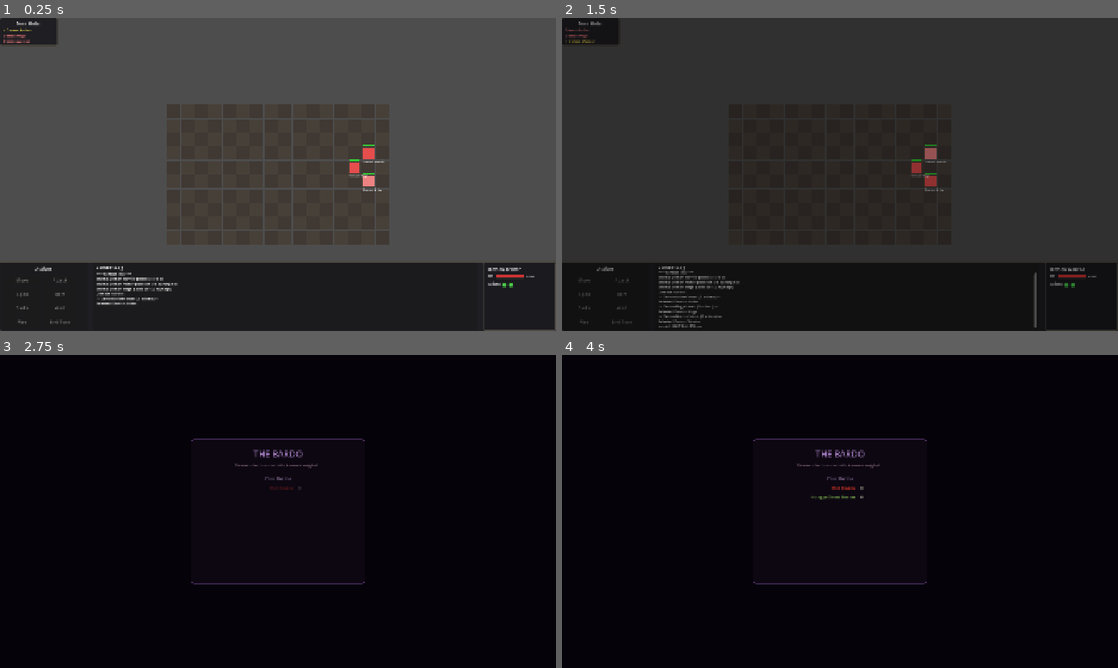
Above: before the commit, frames 1-4 (two rows, left to right).
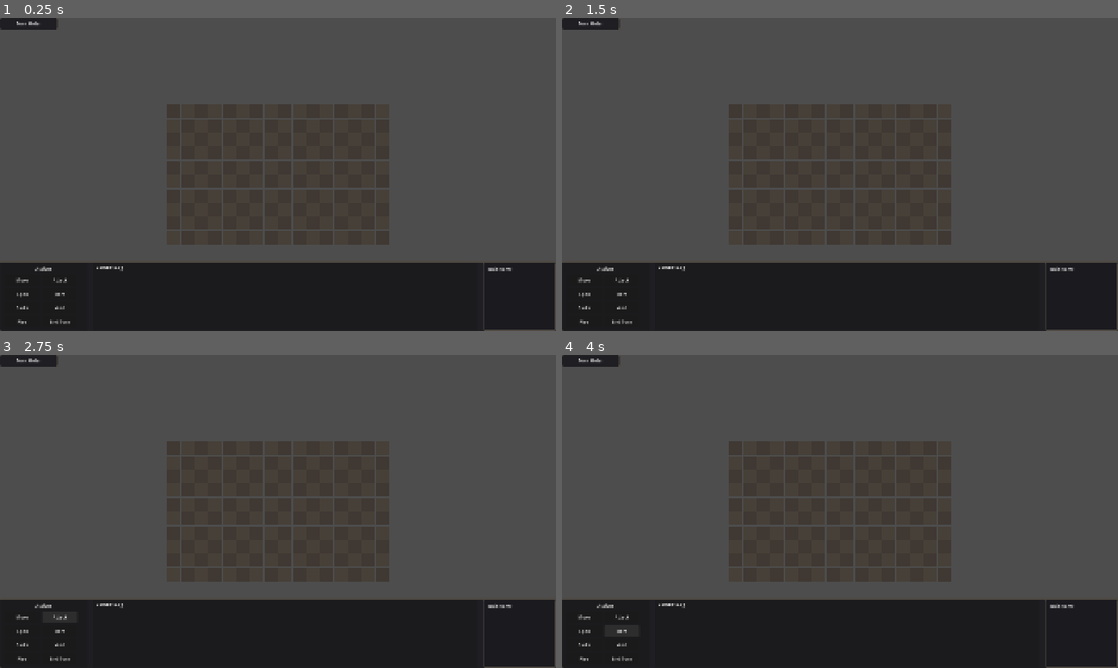
Above: after the commit, the same moments.

Repository: olstach/six_worlds
Game: Godot game, scene res://scenes/combat/combat_arena.tscn
The game is run twice, just before and just after one commit, with the same random seed, the same clock (stepped at 60 frames per second) and the same inputs. This scene is started directly instead of the project's main scene.
Inputs (mouse positions are in pixels of both pictures, inside the frame that each line leads up to):
- Up to frame 1 (0.25 s): no input
- Up to frame 2 (1.5 s): click (584, 280) at 0.5 s, where only the run after the commit has a clickable "Move"; click (840, 187) at 1.25 s, where only the run before the commit has a clickable "Enter the Bardo"
- Up to frame 3 (2.75 s): click (61, 617) at 2 s, where only the run after the commit has a clickable "Attack"
- Up to frame 4 (4 s): click (584, 630) at 2.75 s, where only the run after the commit has a clickable "Spell"; click (623, 630) at 3.5 s, where only the run after the commit has a clickable "Item"

The runs differ from the first frame. In frame 1, 1.6% of the frame differs, in the area x 0-97%, y 3-98%; in frame 2, 71%; in frame 3, 96%; in frame 4, 96%, in the area x 0-100%, y 0-100%.
Error after the commit: Parse Error: Cannot infer the type of "weapon" variable because the value doesn't have a set type. (res://scripts/combat/combat_arena.gd:2990)

Commit message:
Add SFX system with AudioManager autoload
- AudioManager autoload: plays named sounds from SOUND_MAP,
  randomises across 6 variants per sound, preloads all at startup
- 28 sounds selected from Helton Yan Pixel Combat pack (168 wav files
  in resources/audio/sfx/), each with 6 variants for variety
- Wired into combat_arena.gd:
    weapon attacks (by type: sword/dagger/axe/mace/unarmed/ranged)
    critical hit stinger, miss whoosh
    spell cast (fire vs generic), spell impact (by element)
    buff/debuff/heal/status sounds in _on_spell_cast
- Wired into overworld.gd:
    pickup sounds: gold, item, buff, cursed

Sound assignments documented in SOUND_MAP in audio_manager.gd —
change any entry there to swap a sound without touching other code.

Co-Authored-By: Claude Sonnet 4.6 <noreply@anthropic.com>

Diff:
--- a/project.godot
+++ b/project.godot
@@ -34,6 +34,11 @@
 MapGenerator="*res://scripts/map_gen/map_generator.gd"
 MapManager="*res://scripts/autoload/map_manager.gd"
 SaveManager="*res://scripts/autoload/save_manager.gd"
+AudioManager="*res://scripts/autoload/audio_manager.gd"
+
+[debug]
+
+file_logging/enable_file_logging=true
 
 [display]
 
--- /dev/null
+++ b/scripts/autoload/audio_manager.gd
@@ -0,0 +1,115 @@
+extends Node
+## AudioManager - Global sound effect player
+##
+## Usage:  AudioManager.play("sound_name")
+##         AudioManager.play("sound_name", -6.0)   # softer
+##
+## Sounds are defined in SOUND_MAP below: logical event name → source file prefix.
+## Each prefix maps to up to 6 numbered variants (_HY_PC-001 … _HY_PC-006).
+## A random variant is picked on every play() call for natural variety.
+##
+## To swap a sound later: just change the prefix string in SOUND_MAP.
+## All other code stays the same.
+
+const SFX_PATH := "res://resources/audio/sfx/"
+
+## Master SFX volume in dB.  0 = full, -6 ≈ half, -80 = silent.
+var sfx_volume_db: float = 0.0
+
+## ============================================================
+## SOUND MAP  —  logical event name → file prefix
+## ============================================================
+## File pattern: SFX_PATH + prefix + "_HY_PC-NNN.wav"  (NNN = 001–006)
+## ============================================================
+const SOUND_MAP: Dictionary = {
+
+	# --- WEAPON ATTACKS  (played on the attacker, when the hit lands) ---
+	"attack_sword":         "DSGNMisc_MELEE-Sword Slash",         # swords, spears
+	"attack_dagger":        "DSGNMisc_MELEE-Bit Sword",           # daggers (lighter, quicker)
+	"attack_axe":           "DSGNImpt_MELEE-Homerunner",           # axes (heavy swing)
+	"attack_mace":          "FGHTImpt_HIT-Strong Smack",          # maces (blunt impact)
+	"attack_unarmed":       "DSGNImpt_MELEE-Hollow Punch",        # fists / unarmed
+	"attack_martial_arts":  "DSGNImpt_MELEE-Magic Kick",          # martial arts (mystical kick)
+	"attack_ranged":        "DSGNMisc_PROJECTILE-Hollow Point",   # bows / crossbows
+	"attack_generic":       "DSGNMisc_HIT-Noisy Hit",             # fallback for unknown weapon
+
+	# --- HIT REACTIONS  (played on the defender when damage lands) ---
+	"hit_physical":         "DSGNMisc_HIT-Noisy Hit",             # taking physical damage
+	"hit_magic":            "DSGNMisc_HIT-Spell Hit",             # taking magic damage
+	"hit_crit":             "DSGNMisc_SKILL IMPACT-Critical Strike", # critical hit lands
+	"hit_miss":             "DSGNMisc_MOVEMENT-Phase Swish",      # dodge / miss swish
+
+	# --- SPELL SOUNDS ---
+	"spell_cast":           "MAGSpel_CAST-Sphere Up",             # generic spell cast wind-up
+	"spell_cast_fire":      "MAGSpel_CAST-Aura Rise",             # fire / explosive cast
+	"spell_impact_fire":    "DSGNImpt_EXPLOSION-Fire Hit",        # fire damage lands
+	"spell_impact_electric":"DSGNImpt_EXPLOSION-Electric Hit",    # lightning / air damage
+	"spell_impact_pierce":  "DSGNImpt_EXPLOSION-Mecha Piercing Punch", # piercing spell impact
+	"spell_impact_generic": "DSGNMisc_HIT-Spell Hit",             # generic magic impact
+
+	# --- BUFFS & STATUS ---
+	"buff_apply":           "DSGNSynth_BUFF-Generic Buff",        # positive buff gained
+	"buff_stats_up":        "DSGNSynth_BUFF-Stats Up",            # stat boost specifically
+	"debuff_apply":         "DSGNSynth_BUFF-Enemy Debuff",        # debuff / status inflicted
+	"buff_failed":          "DSGNSynth_BUFF-Failed Buff",         # buff resisted / failed
+	"heal":                 "MAGAngl_BUFF-Simple Heal",           # healing received
+
+	# --- OVERWORLD / PICKUPS ---
+	"pickup_gold":          "DSGNTonl_USABLE-Coin Toss",          # gold found
+	"pickup_item":          "DSGNTonl_USABLE-Magic Item",          # item pickup
+	"pickup_buff":          "DSGNTonl_USABLE-Coin Spend",          # map buff collected
+	"pickup_cursed":        "DSGNSynth_BUFF-Failed Buff",          # cursed pickup triggered
+
+	# --- UI ---
+	"ui_click":             "UIClick_INTERFACE-Positive Click",   # any button press
+	"ui_denied":            "UIMisc_INTERFACE-Denied",             # can't do that / locked
+}
+
+# Internal: cache of loaded streams, keyed by prefix → Array[AudioStream]
+var _cache: Dictionary = {}
+
+
+func _ready() -> void:
+	# Preload all streams now so first-play has no stutter
+	for prefix in SOUND_MAP.values():
+		_load_variants(prefix)
+
+
+## Play a named sound.  volume_offset_db is added on top of sfx_volume_db.
+func play(sound_name: String, volume_offset_db: float = 0.0) -> void:
+	var prefix: String = SOUND_MAP.get(sound_name, "")
+	if prefix.is_empty():
+		push_warning("AudioManager.play: unknown sound '%s'" % sound_name)
+		return
+
+	var streams: Array = _load_variants(prefix)
+	if streams.is_empty():
+		return
+
+	var player := AudioStreamPlayer.new()
+	player.stream = streams[randi() % streams.size()]
+	player.volume_db = sfx_volume_db + volume_offset_db
+	add_child(player)
+	player.play()
+	player.finished.connect(player.queue_free)
+
+
+# ----------------------------------------------------------------
+# Internal helpers
+# ----------------------------------------------------------------
+
+## Load and cache all variant files for a given prefix.
+func _load_variants(prefix: String) -> Array:
+	if prefix in _cache:
+		return _cache[prefix]
+
+	var streams: Array = []
+	for i in range(1, 7):
+		var path := "%s%s_HY_PC-%03d.wav" % [SFX_PATH, prefix, i]
+		if ResourceLoader.exists(path):
+			var s: AudioStream = load(path)
+			if s:
+				streams.append(s)
+
+	_cache[prefix] = streams
+	return streams
--- a/scripts/combat/combat_arena.gd
+++ b/scripts/combat/combat_arena.gd
@@ -1665,6 +1665,9 @@
 			_log_message("%s attacks %s for %d damage!%s" % [
 				attacker.unit_name, defender.unit_name, result.damage, crit_text
 			])
+			AudioManager.play(_get_attack_sound(attacker))
+			if result.crit:
+				AudioManager.play("hit_crit", -3.0)
 			# Log weapon oil bonus damage
 			if result.has("oil_damage"):
 				_log_message("  +%d %s damage (oil)!" % [
@@ -1675,6 +1678,7 @@
 		else:
 			# Show miss/dodge/block floating text on defender
 			_show_miss_text(attacker, defender)
+			AudioManager.play("hit_miss", -3.0)
 			var cover_text = ""
 			if cover_data.get("has_cover", false):
 				cover_text = " [behind %s]" % cover_data.obstacle_name
@@ -1999,6 +2003,13 @@
 	if caster.has_method("show_action_name"):
 		caster.show_action_name(spell_name)
 
+	# Cast sound: fire spells get a richer cast sound, everything else uses generic
+	var schools: Array = spell.get("schools", [])
+	if "Fire" in schools:
+		AudioManager.play("spell_cast_fire")
+	else:
+		AudioManager.play("spell_cast")
+
 	if targets.is_empty():
 		_log_message("%s casts %s!" % [caster.unit_name, spell_name])
 	else:
@@ -2008,27 +2019,33 @@
 
 		_log_message("%s casts %s on %s!" % [caster.unit_name, spell_name, ", ".join(target_names)])
 
-		# Log individual effects
+		# Log individual effects and play impact sounds
 		for result in results:
 			var target = result.target
 			for effect in result.effects_applied:
 				match effect.type:
 					"damage":
 						_log_message("  %s takes %d %s damage!" % [target.unit_name, effect.amount, effect.element])
+						AudioManager.play(_get_spell_impact_sound(effect.element), -2.0)
 					"heal":
 						_log_message("  %s healed for %d!" % [target.unit_name, effect.amount])
+						AudioManager.play("heal", -3.0)
 					"buff":
 						_log_message("  %s gains %+d %s!" % [target.unit_name, effect.value, effect.stat])
+						AudioManager.play("buff_apply", -4.0)
 					"debuff":
 						_log_message("  %s suffers %d %s!" % [target.unit_name, effect.value, effect.stat])
+						AudioManager.play("debuff_apply", -4.0)
 					"status":
 						if effect.applied:
 							_log_message("  %s is now %s!" % [target.unit_name, effect.status])
+							AudioManager.play("debuff_apply", -4.0)
 							# Update target visuals to show status icon
 							if target.has_method("_update_visuals"):
 								target._update_visuals()
 					"revive":
 						_log_message("  %s is revived with %d HP!" % [target.unit_name, effect.hp])
+						AudioManager.play("heal")
 					"lifesteal":
 						_log_message("  %s drains %d life!" % [caster.unit_name, effect.amount])
 
@@ -2530,11 +2547,15 @@
 				if result.hit:
 					var ranged_text = " from range" if dist > 1 else ""
 					_log_message("%s attacks %s%s for %d damage!" % [unit.unit_name, nearest.unit_name, ranged_text, result.damage])
+					AudioManager.play(_get_attack_sound(unit))
+					if result.crit:
+						AudioManager.play("hit_crit", -3.0)
 					if result.has("oil_damage"):
 						_log_message("  +%d %s damage (oil)!" % [
 							result.oil_damage, result.get("oil_damage_type", "").capitalize()])
 				else:
 					_show_miss_text(unit, nearest)
+					AudioManager.play("hit_miss", -3.0)
 					_log_message("%s attacks %s - MISS!" % [unit.unit_name, nearest.unit_name])
 
 				if not nearest.is_alive():
@@ -2963,6 +2984,31 @@
 		defender.show_combat_text("Miss!", Color(0.8, 0.8, 0.8))
 
 
+## Return the AudioManager sound name for a unit's equipped weapon.
+## Used for both player and AI attack sounds.
+func _get_attack_sound(unit: Node) -> String:
+	var weapon := unit.get_equipped_weapon() if unit.has_method("get_equipped_weapon") else {}
+	match weapon.get("type", "unarmed"):
+		"sword":   return "attack_sword"
+		"spear":   return "attack_sword"    # spears share the slashing sound
+		"dagger":  return "attack_dagger"
+		"axe":     return "attack_axe"
+		"mace":    return "attack_mace"
+		"bow", "crossbow": return "attack_ranged"
+		"unarmed": return "attack_unarmed"
+		"fist":    return "attack_martial_arts"
+		_:         return "attack_generic"
+
+
+## Return the AudioManager impact sound for a spell damage element.
+func _get_spell_impact_sound(element: String) -> String:
+	match element:
+		"fire":                          return "spell_impact_fire"
+		"lightning", "electric", "air":  return "spell_impact_electric"
+		"piercing":                      return "spell_impact_pierce"
+		_:                               return "spell_impact_generic"
+
+
 ## Fade to black then change scene. Used for death → bardo transition.
 func _fade_and_goto(scene_path: String) -> void:
 	var overlay = ColorRect.new()
--- a/scripts/overworld/overworld.gd
+++ b/scripts/overworld/overworld.gd
@@ -391,6 +391,17 @@
 			_:
 				pass  # karma and other silent rewards don't show in toast
 
+	# Play a contextual pickup sound based on what was found
+	var is_cursed := rewards.any(func(r): return r.get("type", "") == "damage")
+	if is_cursed:
+		AudioManager.play("pickup_cursed")
+	elif rewards.any(func(r): return r.get("type", "") in ["item", "item_random"]):
+		AudioManager.play("pickup_item")
+	elif rewards.any(func(r): return r.get("type", "") == "gold"):
+		AudioManager.play("pickup_gold")
+	elif rewards.any(func(r): return r.get("type", "") == "buff"):
+		AudioManager.play("pickup_buff")
+
 	var msg: String = obj.get("name", "Pickup")
 	if not flavor.is_empty():
 		msg += "\n" + flavor
Not shown, added: resources/audio/sfx/DSGNImpt_EXPLOSION-Electric Hit_HY_PC-001.wav
Not shown, added: resources/audio/sfx/DSGNImpt_EXPLOSION-Electric Hit_HY_PC-002.wav
Not shown, added: resources/audio/sfx/DSGNImpt_EXPLOSION-Electric Hit_HY_PC-003.wav
Not shown, added: resources/audio/sfx/DSGNImpt_EXPLOSION-Electric Hit_HY_PC-004.wav
Not shown, added: resources/audio/sfx/DSGNImpt_EXPLOSION-Electric Hit_HY_PC-005.wav
Not shown, added: resources/audio/sfx/DSGNImpt_EXPLOSION-Electric Hit_HY_PC-006.wav
Not shown, added: resources/audio/sfx/DSGNImpt_EXPLOSION-Fire Hit_HY_PC-001.wav
Not shown, added: resources/audio/sfx/DSGNImpt_EXPLOSION-Fire Hit_HY_PC-002.wav
Not shown, added: resources/audio/sfx/DSGNImpt_EXPLOSION-Fire Hit_HY_PC-003.wav
Not shown, added: resources/audio/sfx/DSGNImpt_EXPLOSION-Fire Hit_HY_PC-004.wav
Not shown, added: resources/audio/sfx/DSGNImpt_EXPLOSION-Fire Hit_HY_PC-005.wav
Not shown, added: resources/audio/sfx/DSGNImpt_EXPLOSION-Fire Hit_HY_PC-006.wav
(and 156 more such lines)
